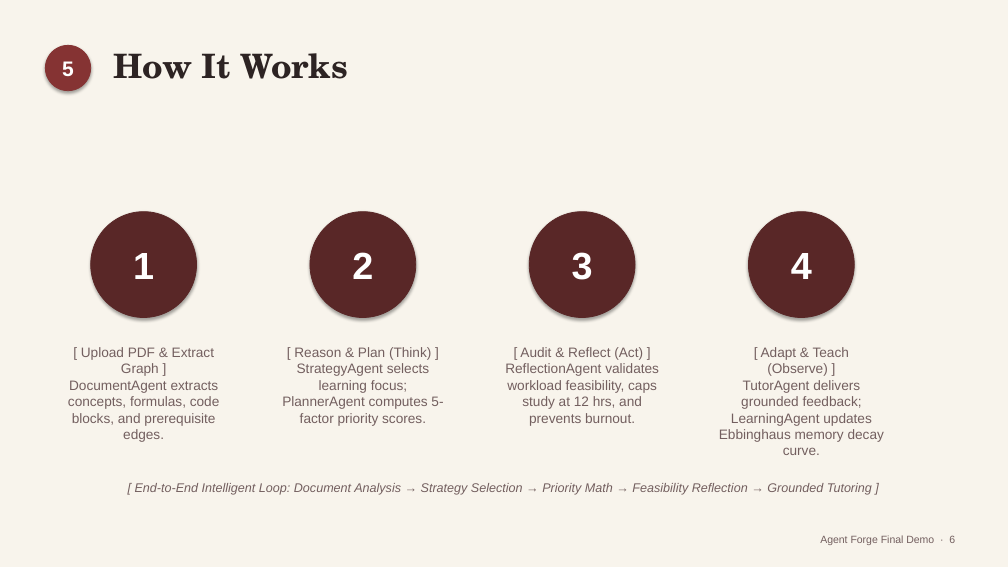
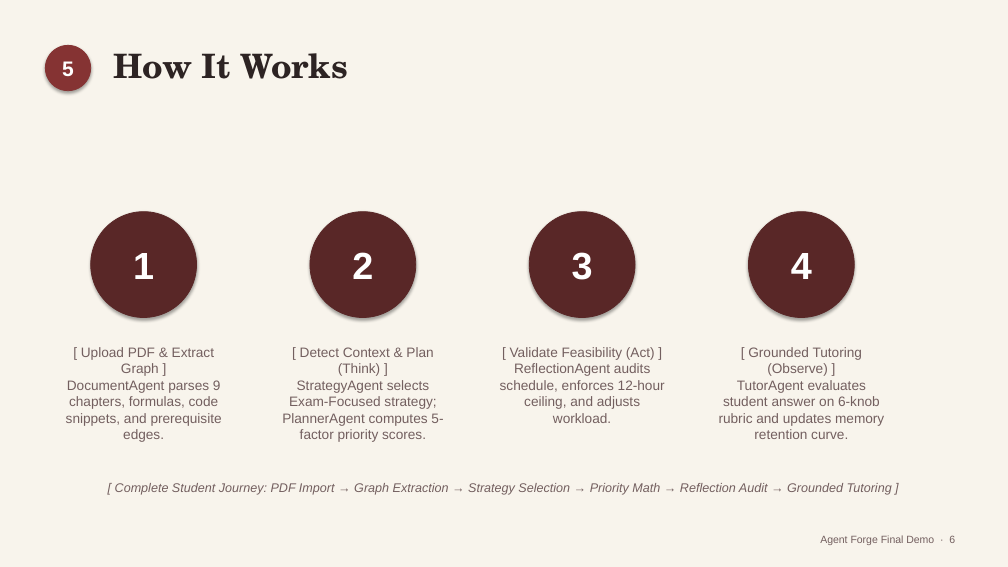
Before and after one commit to BoodiPuneethReddy/smart_remainder, a slide deck: slide 6 of Smart_Study_Reminder_AI_AMD_Hackathon.pptx. Drawn at 1008x567 pixels with LibreOffice and Linux fonts; fonts in the diff are those of the drawing. Boxes give left, top, right and bottom in pixels: in the first picture for what was removed or moved away, otherwise in the second. Text is boxed around its words. In the diff, an @@ line names an element or a change of style, - is before the commit and + after.

Commit message:
feat(agentic): complete time-constraint reasoning & explainable multi-agent study workflow

```diff
--- a/Smart_Study_Reminder_AI_AMD_Hackathon.pptx
+++ b/Smart_Study_Reminder_AI_AMD_Hackathon.pptx
@@ text at <box>66,347,222,442</box>: text changed @@
-[ Upload PDF & Extract Graph ]
-DocumentAgent extracts concepts, formulas, code blocks, and prerequisite edges.
+[ Upload PDF & Extract Graph ]
+DocumentAgent parses 9 chapters, formulas, code snippets, and prerequisite edges.
@@ text at <box>282,347,443,442</box>: text changed @@
-[ Reason & Plan (Think) ]
-StrategyAgent selects learning focus; PlannerAgent computes 5-factor priority scores.
+[ Detect Context & Plan (Think) ]
+StrategyAgent selects Exam-Focused strategy; PlannerAgent computes 5-factor priority scores.
@@ text at <box>500,347,665,423</box>: text changed @@
-[ Audit & Reflect (Act) ]
-ReflectionAgent validates workload feasibility, caps study at 12 hrs, and prevents burnout.
+[ Validate Feasibility (Act) ]
+ReflectionAgent audits schedule, enforces 12-hour ceiling, and adjusts workload.
@@ text at <box>719,347,884,439</box>: text changed @@
-[ Adapt & Teach (Observe) ]
-TutorAgent delivers grounded feedback; LearningAgent updates Ebbinghaus memory decay curve.
+[ Grounded Tutoring (Observe) ]
+TutorAgent evaluates student answer on 6-knob rubric and updates memory retention curve.
@@ text at <box>115,483,892,495</box>: text changed @@
-[ End-to-End Intelligent Loop: Document Analysis → Strategy Selection → Priority Math → Feasibility Reflection → Grounded Tutoring ]
+[ Complete Student Journey: PDF Import → Graph Extraction → Strategy Selection → Priority Math → Reflection Audit → Grounded Tutoring ]
```
Also in this commit, not shown: 8 other slides changed, 3 other files.
